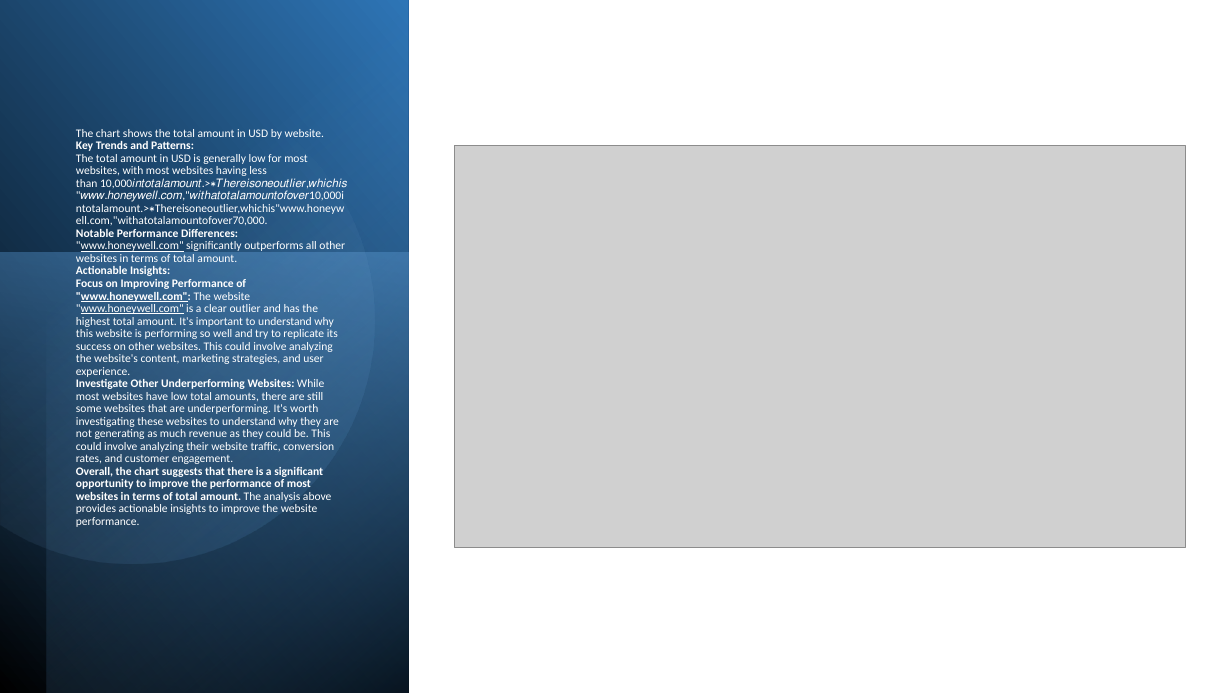
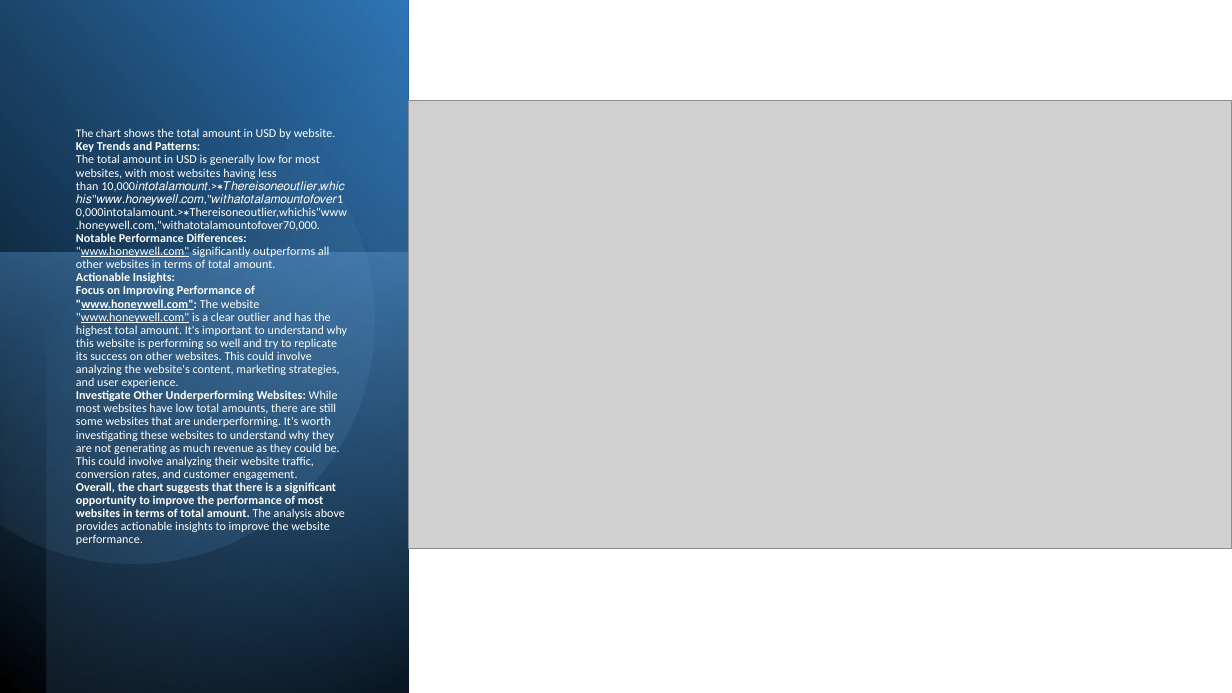
Before and after one commit to osabobo/Group_assign, a slide deck: slide 3 of project.pptx. Drawn at 1232x693 pixels with LibreOffice and Linux fonts; fonts in the diff are those of the drawing; grey boxes stand for pictures. Boxes give left, top, right and bottom in pixels: in the first picture for what was removed or moved away, otherwise in the second. Text is boxed around its words. In the diff, an @@ line names an element or a change of style, - is before the commit and + after.

```diff
--- a/project.pptx
+++ b/project.pptx
@@ picture resized from (x1=455, y1=146, x2=1185, y2=548) to (x1=409, y1=101, x2=1232, y2=549) @@
@@ title "The chart shows the total ..." at (x1=76, y1=128, x2=348, y2=545): size 9 to 9.4 pt @@
```
Also in this commit, not shown: 2 other slides changed, 2 slides added.
